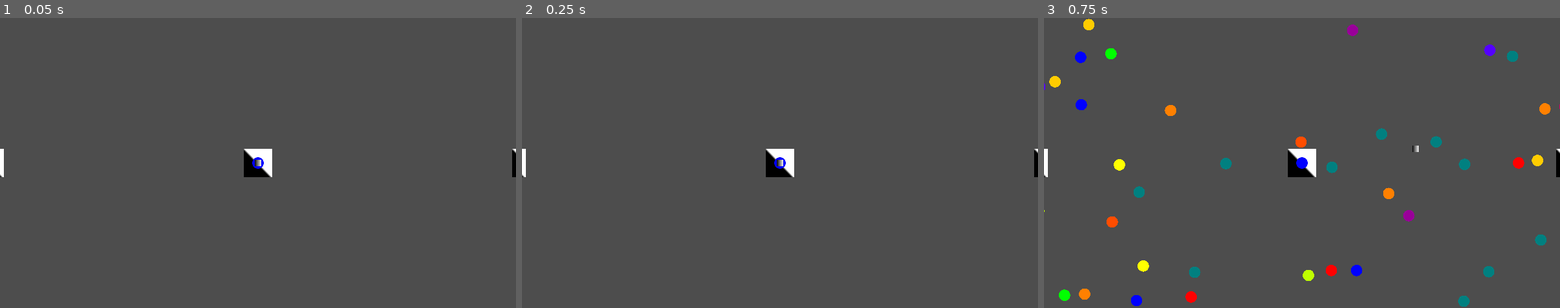
Above: before the commit, frames 1-3 (left to right).
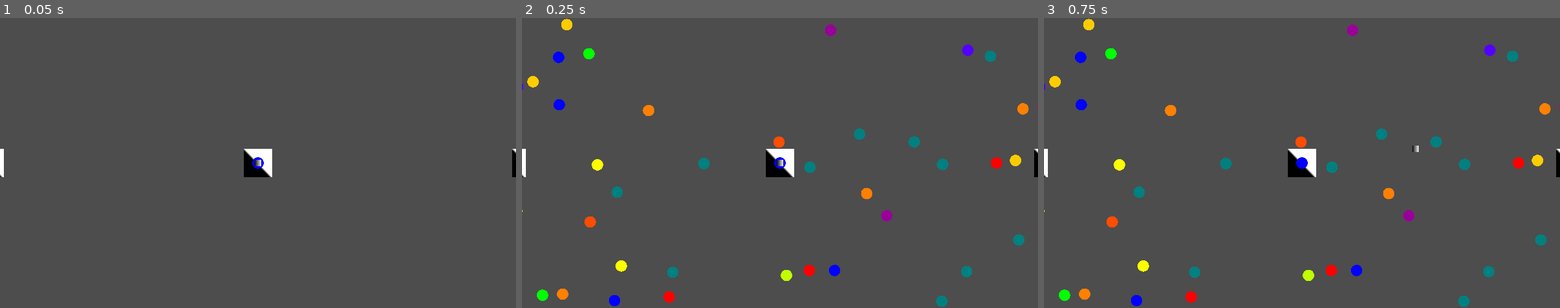
Above: after the commit, the same moments.

Repository: everett-ripley/Colour-Cascade-Game
Game: Godot game, scene res://Scenes/game_scene.tscn
Same seed, same stepped clock (60 frames per second), same inputs: the game is played once before the commit and once after it. The project has no main scene, so this scene is started directly.
Inputs (mouse positions are in pixels of both pictures, inside the frame that each line leads up to):
- Up to frame 1 (0.05 s): no input
- Up to frame 2 (0.25 s): no input
- Up to frame 3 (0.75 s): tap Enter at 0.5 s; move the mouse to (1415, 148) at 0.52 s; click (1415, 148) at 0.6 s

Frame 1 is identical in both runs. In frame 2, 2.4% of the frame differs, in the area x 0-100%, y 0-100%; in frame 3, nothing differs.

Commit message:
Minor updates

Diff:
--- a/Scenes/chunk.gd
+++ b/Scenes/chunk.gd
@@ -15,7 +15,7 @@
 
 
 func _ready():
-	await get_tree().create_timer(0.5).timeout
+	await get_tree().create_timer(0.05).timeout
 	rng.randomize()
 	noise.seed = randi()
 	noise.fractal_octaves = 8
--- a/Scenes/colour_node.gd
+++ b/Scenes/colour_node.gd
@@ -151,3 +151,11 @@
 				mouse_in_node = false
 			states.dead:
 				return
+
+
+func _on_visible_on_screen_notifier_2d_screen_entered():
+	sprite.show()
+
+
+func _on_visible_on_screen_notifier_2d_screen_exited():
+	sprite.hide()
--- a/Scenes/colour_node.tscn
+++ b/Scenes/colour_node.tscn
@@ -11,6 +11,7 @@
 script = ExtResource("1_ban6o")
 
 [node name="Sprite2D" type="Sprite2D" parent="."]
+visible = false
 z_index = 1
 material = ExtResource("2_kyfdg")
 scale = Vector2(0.05, 0.05)
@@ -23,5 +24,10 @@
 [node name="CollisionShape2D" type="CollisionShape2D" parent="MouseCollider"]
 shape = SubResource("CircleShape2D_a50yp")
 
+[node name="VisibleOnScreenNotifier2D" type="VisibleOnScreenNotifier2D" parent="."]
+rect = Rect2(-15, -15, 30, 30)
+
 [connection signal="area_entered" from="MouseCollider" to="." method="_on_mouse_collider_area_entered"]
 [connection signal="area_exited" from="MouseCollider" to="." method="_on_mouse_collider_area_exited"]
+[connection signal="screen_entered" from="VisibleOnScreenNotifier2D" to="." method="_on_visible_on_screen_notifier_2d_screen_entered"]
+[connection signal="screen_exited" from="VisibleOnScreenNotifier2D" to="." method="_on_visible_on_screen_notifier_2d_screen_exited"]
--- /dev/null
+++ b/Scenes/game_border.gd
@@ -0,0 +1,32 @@
+class_name Border
+extends Node2D
+@onready var chunk = preload("res://Scenes/chunk.tscn")
+
+
+@export var move_dir : Vector2 = Vector2.ZERO
+@export var move_amount := 600.0
+@export var corner : bool = false
+var enabled: bool = false
+
+func _ready():
+	await get_tree().create_timer(0.05).timeout
+	enabled = true
+
+func spawn_chunk():
+	var new_chunk = chunk.instantiate()
+	get_parent().add_child(new_chunk)
+	new_chunk.global_position = global_position
+
+func spawn_new_border(dir:Vector2):
+	var new_border = self.duplicate()
+	get_parent().add_child(new_border)
+	new_border.global_position = global_position + dir * move_amount
+	new_border.move_dir = dir
+
+func _on_visible_on_screen_notifier_2d_screen_entered():
+	if enabled:
+		spawn_chunk()
+		if corner:
+			spawn_new_border(Vector2(move_dir.x, 0.0))
+			spawn_new_border(Vector2(move_dir.y, 0.0))
+		global_position += move_dir * move_amount
--- /dev/null
+++ b/Scenes/game_border.tscn
@@ -0,0 +1,12 @@
+[gd_scene load_steps=2 format=3 uid="uid://csrkvwl8txmqh"]
+
+[ext_resource type="Script" path="res://Scenes/game_border.gd" id="1_7y0aw"]
+
+[node name="GameBorder" type="Node2D"]
+process_mode = 3
+script = ExtResource("1_7y0aw")
+
+[node name="VisibleOnScreenNotifier2D" type="VisibleOnScreenNotifier2D" parent="."]
+rect = Rect2(-325, -325, 650, 650)
+
+[connection signal="screen_entered" from="VisibleOnScreenNotifier2D" to="." method="_on_visible_on_screen_notifier_2d_screen_entered"]
